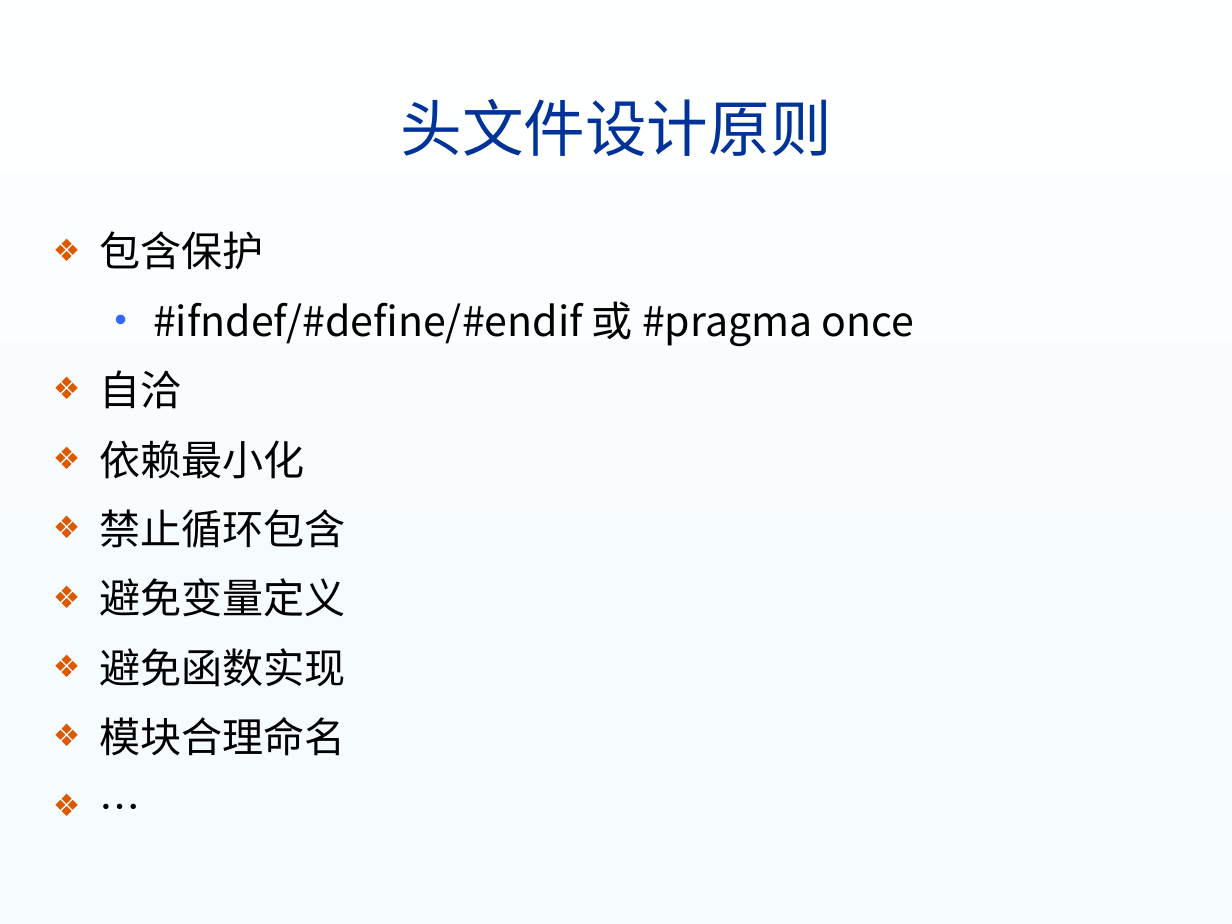
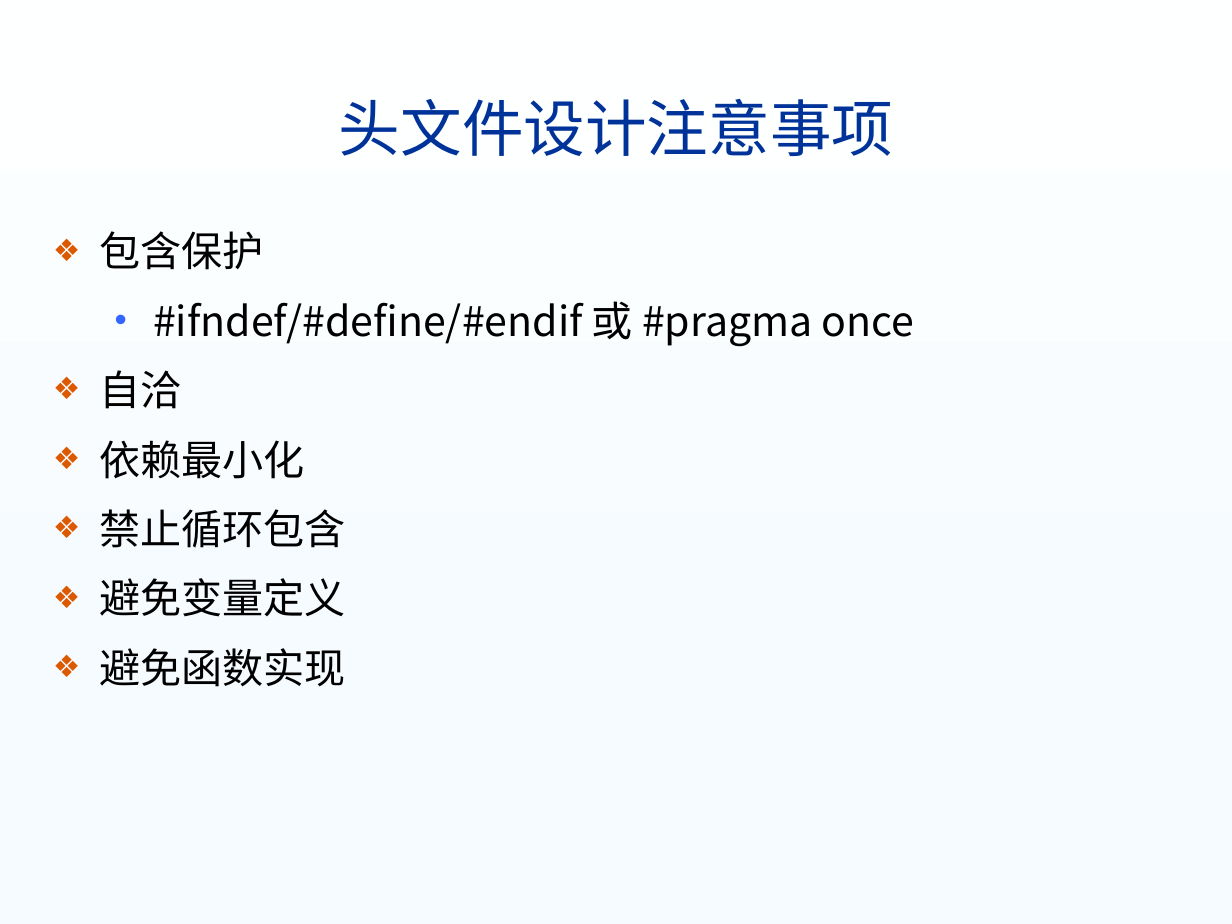
Before and after one commit to USTC-ISP/ustc-isp.github.io, a slide deck: slide 32 of lectures/03模块化程序设计.pptx (slide 37 before the commit). Drawn at 1232x924 pixels with LibreOffice and Linux fonts; fonts in the diff are those of the drawing; background and template pictures are left out. Boxes give left, top, right and bottom in pixels: in the first picture for what was removed or moved away, otherwise in the second. Text is boxed around its words. In the diff, an @@ line names an element or a change of style, - is before the commit and + after.

```diff
--- a/lectures/03模块化程序设计.pptx
+++ b/lectures/03模块化程序设计.pptx
@@ title at <box>339,98,893,156</box>: text changed @@
-头文件设计原则
+头文件设计注意事项
@@ text at <box>99,717,345,756</box>: paragraphs removed @@
-❖ 模块合理命名
-❖ …
```
Also in this commit, not shown: 17 other slides changed, 3 slides added, 8 slides removed, 12 other files.
